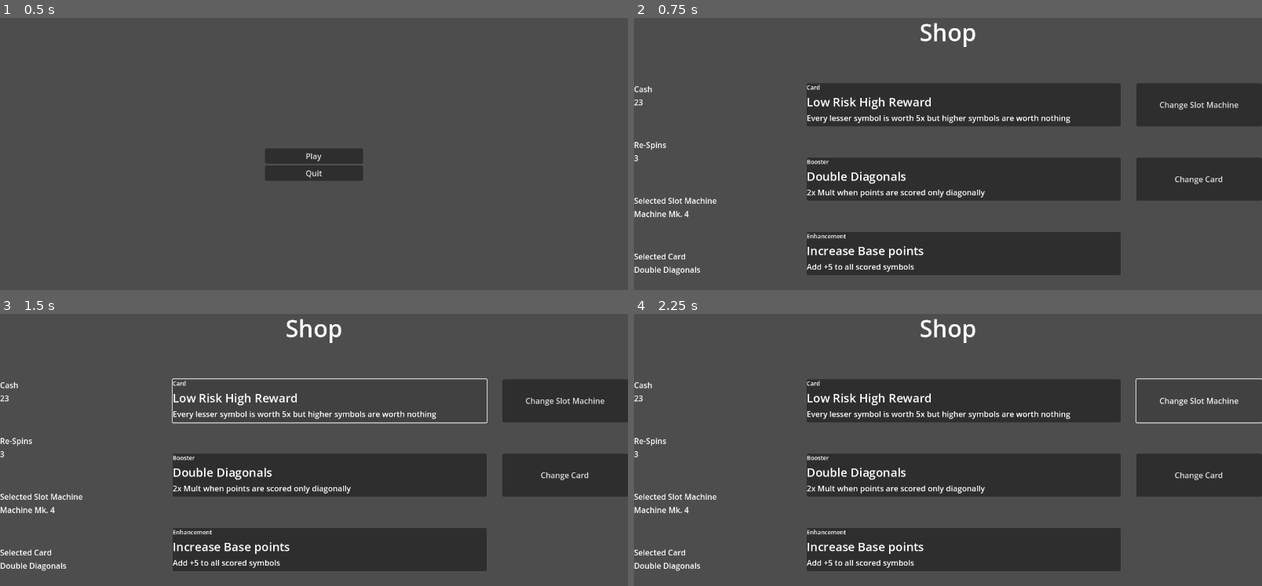
Above: before the commit, frames 1-4 (two rows, left to right).
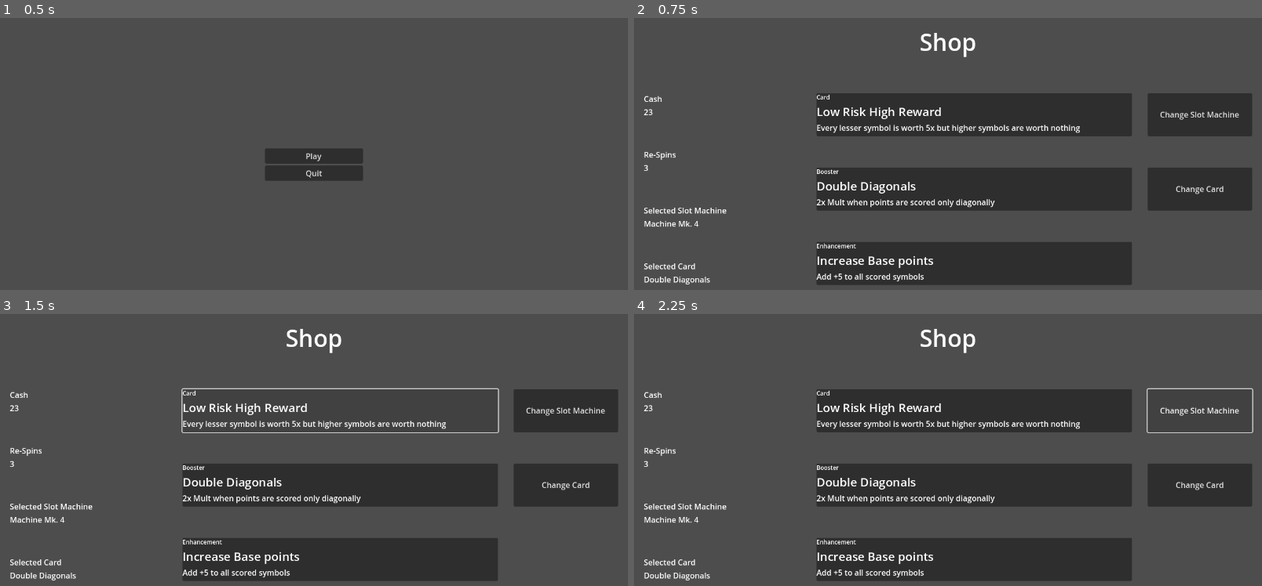
Above: after the commit, the same moments.

Repository: saveligulas/hackathon2025
Game: Godot game, scene res://scenes/mainMenu.tscn
Two runs of this game, one before a commit and one after it. Both use one fixed random seed, a clock stepped at 60 frames per second and the inputs below.
Inputs (mouse positions are in pixels of both pictures, inside the frame that each line leads up to):
- Up to frame 1 (0.5 s): no input
- Up to frame 2 (0.75 s): click "Play" at 0.5 s
- Up to frame 3 (1.5 s): click (326, 401) at 1.27 s
- Up to frame 4 (2.25 s): click "Change Slot Machine" at 2 s

Frame 1 is identical in both runs. In frame 2, 20% of the frame differs, in the area x 0-100%, y 1-98%; in frame 3, 17%; in frame 4, 19%.

Commit message:
Add margins

Diff:
--- a/scenes/shop.tscn
+++ b/scenes/shop.tscn
@@ -8,15 +8,22 @@
 grow_horizontal = 2
 grow_vertical = 2
 
-[node name="VBoxContainer" type="VBoxContainer" parent="."]
-layout_mode = 1
-anchors_preset = 15
-anchor_right = 1.0
-anchor_bottom = 1.0
-grow_horizontal = 2
-grow_vertical = 2
-
-[node name="Shop Label" type="Label" parent="VBoxContainer"]
+[node name="MarginContainer" type="MarginContainer" parent="."]
+layout_mode = 1
+anchors_preset = 15
+anchor_right = 1.0
+anchor_bottom = 1.0
+grow_horizontal = 2
+grow_vertical = 2
+theme_override_constants/margin_left = 20
+theme_override_constants/margin_top = 20
+theme_override_constants/margin_right = 20
+theme_override_constants/margin_bottom = 20
+
+[node name="VBoxContainer" type="VBoxContainer" parent="MarginContainer"]
+layout_mode = 2
+
+[node name="Shop Label" type="Label" parent="MarginContainer/VBoxContainer"]
 custom_minimum_size = Vector2(0, 200)
 layout_mode = 2
 theme_override_font_sizes/font_size = 48
@@ -24,169 +31,170 @@
 horizontal_alignment = 1
 vertical_alignment = 1
 
-[node name="HFlowContainer" type="HFlowContainer" parent="VBoxContainer"]
+[node name="HFlowContainer" type="HFlowContainer" parent="MarginContainer/VBoxContainer"]
 layout_mode = 2
 size_flags_vertical = 3
 theme_override_constants/h_separation = 32
 
-[node name="Information" type="VBoxContainer" parent="VBoxContainer/HFlowContainer"]
+[node name="Information" type="VBoxContainer" parent="MarginContainer/VBoxContainer/HFlowContainer"]
 custom_minimum_size = Vector2(320, 0)
 layout_mode = 2
 theme_override_constants/separation = 64
 
-[node name="Cash" type="VBoxContainer" parent="VBoxContainer/HFlowContainer/Information"]
-layout_mode = 2
-
-[node name="Title" type="Label" parent="VBoxContainer/HFlowContainer/Information/Cash"]
+[node name="Cash" type="VBoxContainer" parent="MarginContainer/VBoxContainer/HFlowContainer/Information"]
+layout_mode = 2
+
+[node name="Title" type="Label" parent="MarginContainer/VBoxContainer/HFlowContainer/Information/Cash"]
 layout_mode = 2
 text = "Cash"
 
-[node name="Value" type="Label" parent="VBoxContainer/HFlowContainer/Information/Cash"]
+[node name="Value" type="Label" parent="MarginContainer/VBoxContainer/HFlowContainer/Information/Cash"]
 layout_mode = 2
 text = "23"
 
-[node name="Spins" type="VBoxContainer" parent="VBoxContainer/HFlowContainer/Information"]
-layout_mode = 2
-
-[node name="Title" type="Label" parent="VBoxContainer/HFlowContainer/Information/Spins"]
+[node name="Spins" type="VBoxContainer" parent="MarginContainer/VBoxContainer/HFlowContainer/Information"]
+layout_mode = 2
+
+[node name="Title" type="Label" parent="MarginContainer/VBoxContainer/HFlowContainer/Information/Spins"]
 layout_mode = 2
 text = "Re-Spins"
 
-[node name="Value" type="Label" parent="VBoxContainer/HFlowContainer/Information/Spins"]
+[node name="Value" type="Label" parent="MarginContainer/VBoxContainer/HFlowContainer/Information/Spins"]
 layout_mode = 2
 text = "3"
 
-[node name="Spins2" type="VBoxContainer" parent="VBoxContainer/HFlowContainer/Information"]
-layout_mode = 2
-
-[node name="Title" type="Label" parent="VBoxContainer/HFlowContainer/Information/Spins2"]
+[node name="Spins2" type="VBoxContainer" parent="MarginContainer/VBoxContainer/HFlowContainer/Information"]
+layout_mode = 2
+
+[node name="Title" type="Label" parent="MarginContainer/VBoxContainer/HFlowContainer/Information/Spins2"]
 layout_mode = 2
 text = "Selected Slot Machine"
 
-[node name="Value" type="Label" parent="VBoxContainer/HFlowContainer/Information/Spins2"]
+[node name="Value" type="Label" parent="MarginContainer/VBoxContainer/HFlowContainer/Information/Spins2"]
 layout_mode = 2
 text = "Machine Mk. 4"
 
-[node name="Spins3" type="VBoxContainer" parent="VBoxContainer/HFlowContainer/Information"]
-layout_mode = 2
-
-[node name="Title" type="Label" parent="VBoxContainer/HFlowContainer/Information/Spins3"]
+[node name="Spins3" type="VBoxContainer" parent="MarginContainer/VBoxContainer/HFlowContainer/Information"]
+layout_mode = 2
+
+[node name="Title" type="Label" parent="MarginContainer/VBoxContainer/HFlowContainer/Information/Spins3"]
 layout_mode = 2
 text = "Selected Card"
 
-[node name="Value" type="Label" parent="VBoxContainer/HFlowContainer/Information/Spins3"]
+[node name="Value" type="Label" parent="MarginContainer/VBoxContainer/HFlowContainer/Information/Spins3"]
 layout_mode = 2
 text = "Double Diagonals"
 
-[node name="Items" type="VBoxContainer" parent="VBoxContainer/HFlowContainer"]
-custom_minimum_size = Vector2(640, 0)
-layout_mode = 2
+[node name="Items" type="VBoxContainer" parent="MarginContainer/VBoxContainer/HFlowContainer"]
+custom_minimum_size = Vector2(600, 0)
+layout_mode = 2
+size_flags_horizontal = 3
 theme_override_constants/separation = 64
 
-[node name="Item1" type="HBoxContainer" parent="VBoxContainer/HFlowContainer/Items"]
-layout_mode = 2
-size_flags_vertical = 3
-
-[node name="Button" type="Button" parent="VBoxContainer/HFlowContainer/Items/Item1"]
-layout_mode = 2
-size_flags_horizontal = 3
-
-[node name="VBoxContainer" type="VBoxContainer" parent="VBoxContainer/HFlowContainer/Items/Item1/Button"]
-layout_mode = 1
-anchors_preset = 15
-anchor_right = 1.0
-anchor_bottom = 1.0
-grow_horizontal = 2
-grow_vertical = 2
-size_flags_horizontal = 3
-
-[node name="Type Label" type="Label" parent="VBoxContainer/HFlowContainer/Items/Item1/Button/VBoxContainer"]
+[node name="Item1" type="HBoxContainer" parent="MarginContainer/VBoxContainer/HFlowContainer/Items"]
+layout_mode = 2
+size_flags_vertical = 3
+
+[node name="Button" type="Button" parent="MarginContainer/VBoxContainer/HFlowContainer/Items/Item1"]
+layout_mode = 2
+size_flags_horizontal = 3
+
+[node name="VBoxContainer" type="VBoxContainer" parent="MarginContainer/VBoxContainer/HFlowContainer/Items/Item1/Button"]
+layout_mode = 1
+anchors_preset = 15
+anchor_right = 1.0
+anchor_bottom = 1.0
+grow_horizontal = 2
+grow_vertical = 2
+size_flags_horizontal = 3
+
+[node name="Type Label" type="Label" parent="MarginContainer/VBoxContainer/HFlowContainer/Items/Item1/Button/VBoxContainer"]
 layout_mode = 2
 theme_override_font_sizes/font_size = 12
 text = "Card"
 
-[node name="Name" type="Label" parent="VBoxContainer/HFlowContainer/Items/Item1/Button/VBoxContainer"]
+[node name="Name" type="Label" parent="MarginContainer/VBoxContainer/HFlowContainer/Items/Item1/Button/VBoxContainer"]
 layout_mode = 2
 theme_override_font_sizes/font_size = 24
 text = "Low Risk High Reward"
 
-[node name="Description" type="Label" parent="VBoxContainer/HFlowContainer/Items/Item1/Button/VBoxContainer"]
+[node name="Description" type="Label" parent="MarginContainer/VBoxContainer/HFlowContainer/Items/Item1/Button/VBoxContainer"]
 layout_mode = 2
 text = "Every lesser symbol is worth 5x but higher symbols are worth nothing"
 
-[node name="Item2" type="HBoxContainer" parent="VBoxContainer/HFlowContainer/Items"]
-layout_mode = 2
-size_flags_vertical = 3
-
-[node name="Button" type="Button" parent="VBoxContainer/HFlowContainer/Items/Item2"]
-layout_mode = 2
-size_flags_horizontal = 3
-
-[node name="VBoxContainer" type="VBoxContainer" parent="VBoxContainer/HFlowContainer/Items/Item2/Button"]
-layout_mode = 1
-anchors_preset = 15
-anchor_right = 1.0
-anchor_bottom = 1.0
-grow_horizontal = 2
-grow_vertical = 2
-size_flags_horizontal = 3
-
-[node name="Type Label" type="Label" parent="VBoxContainer/HFlowContainer/Items/Item2/Button/VBoxContainer"]
+[node name="Item2" type="HBoxContainer" parent="MarginContainer/VBoxContainer/HFlowContainer/Items"]
+layout_mode = 2
+size_flags_vertical = 3
+
+[node name="Button" type="Button" parent="MarginContainer/VBoxContainer/HFlowContainer/Items/Item2"]
+layout_mode = 2
+size_flags_horizontal = 3
+
+[node name="VBoxContainer" type="VBoxContainer" parent="MarginContainer/VBoxContainer/HFlowContainer/Items/Item2/Button"]
+layout_mode = 1
+anchors_preset = 15
+anchor_right = 1.0
+anchor_bottom = 1.0
+grow_horizontal = 2
+grow_vertical = 2
+size_flags_horizontal = 3
+
+[node name="Type Label" type="Label" parent="MarginContainer/VBoxContainer/HFlowContainer/Items/Item2/Button/VBoxContainer"]
 layout_mode = 2
 theme_override_font_sizes/font_size = 12
 text = "Booster"
 
-[node name="Name" type="Label" parent="VBoxContainer/HFlowContainer/Items/Item2/Button/VBoxContainer"]
+[node name="Name" type="Label" parent="MarginContainer/VBoxContainer/HFlowContainer/Items/Item2/Button/VBoxContainer"]
 layout_mode = 2
 theme_override_font_sizes/font_size = 24
 text = "Double Diagonals"
 
-[node name="Description" type="Label" parent="VBoxContainer/HFlowContainer/Items/Item2/Button/VBoxContainer"]
+[node name="Description" type="Label" parent="MarginContainer/VBoxContainer/HFlowContainer/Items/Item2/Button/VBoxContainer"]
 layout_mode = 2
 text = "2x Mult when points are scored only diagonally"
 
-[node name="Item3" type="HBoxContainer" parent="VBoxContainer/HFlowContainer/Items"]
-layout_mode = 2
-size_flags_vertical = 3
-
-[node name="Button" type="Button" parent="VBoxContainer/HFlowContainer/Items/Item3"]
-layout_mode = 2
-size_flags_horizontal = 3
-
-[node name="VBoxContainer" type="VBoxContainer" parent="VBoxContainer/HFlowContainer/Items/Item3/Button"]
-layout_mode = 1
-anchors_preset = 15
-anchor_right = 1.0
-anchor_bottom = 1.0
-grow_horizontal = 2
-grow_vertical = 2
-size_flags_horizontal = 3
-
-[node name="Type Label" type="Label" parent="VBoxContainer/HFlowContainer/Items/Item3/Button/VBoxContainer"]
+[node name="Item3" type="HBoxContainer" parent="MarginContainer/VBoxContainer/HFlowContainer/Items"]
+layout_mode = 2
+size_flags_vertical = 3
+
+[node name="Button" type="Button" parent="MarginContainer/VBoxContainer/HFlowContainer/Items/Item3"]
+layout_mode = 2
+size_flags_horizontal = 3
+
+[node name="VBoxContainer" type="VBoxContainer" parent="MarginContainer/VBoxContainer/HFlowContainer/Items/Item3/Button"]
+layout_mode = 1
+anchors_preset = 15
+anchor_right = 1.0
+anchor_bottom = 1.0
+grow_horizontal = 2
+grow_vertical = 2
+size_flags_horizontal = 3
+
+[node name="Type Label" type="Label" parent="MarginContainer/VBoxContainer/HFlowContainer/Items/Item3/Button/VBoxContainer"]
 layout_mode = 2
 theme_override_font_sizes/font_size = 12
 text = "Enhancement"
 
-[node name="Name" type="Label" parent="VBoxContainer/HFlowContainer/Items/Item3/Button/VBoxContainer"]
+[node name="Name" type="Label" parent="MarginContainer/VBoxContainer/HFlowContainer/Items/Item3/Button/VBoxContainer"]
 layout_mode = 2
 theme_override_font_sizes/font_size = 24
 text = "Increase Base points"
 
-[node name="Description" type="Label" parent="VBoxContainer/HFlowContainer/Items/Item3/Button/VBoxContainer"]
+[node name="Description" type="Label" parent="MarginContainer/VBoxContainer/HFlowContainer/Items/Item3/Button/VBoxContainer"]
 layout_mode = 2
 text = "Add +5 to all scored symbols"
 
-[node name="Select" type="VBoxContainer" parent="VBoxContainer/HFlowContainer"]
+[node name="Select" type="VBoxContainer" parent="MarginContainer/VBoxContainer/HFlowContainer"]
 layout_mode = 2
 size_flags_horizontal = 3
 theme_override_constants/separation = 64
 
-[node name="Change Slot Machine" type="Button" parent="VBoxContainer/HFlowContainer/Select"]
+[node name="Change Slot Machine" type="Button" parent="MarginContainer/VBoxContainer/HFlowContainer/Select"]
 custom_minimum_size = Vector2(0, 88)
 layout_mode = 2
 text = "Change Slot Machine"
 
-[node name="Change Card" type="Button" parent="VBoxContainer/HFlowContainer/Select"]
+[node name="Change Card" type="Button" parent="MarginContainer/VBoxContainer/HFlowContainer/Select"]
 custom_minimum_size = Vector2(0, 88)
 layout_mode = 2
 text = "Change Card"
